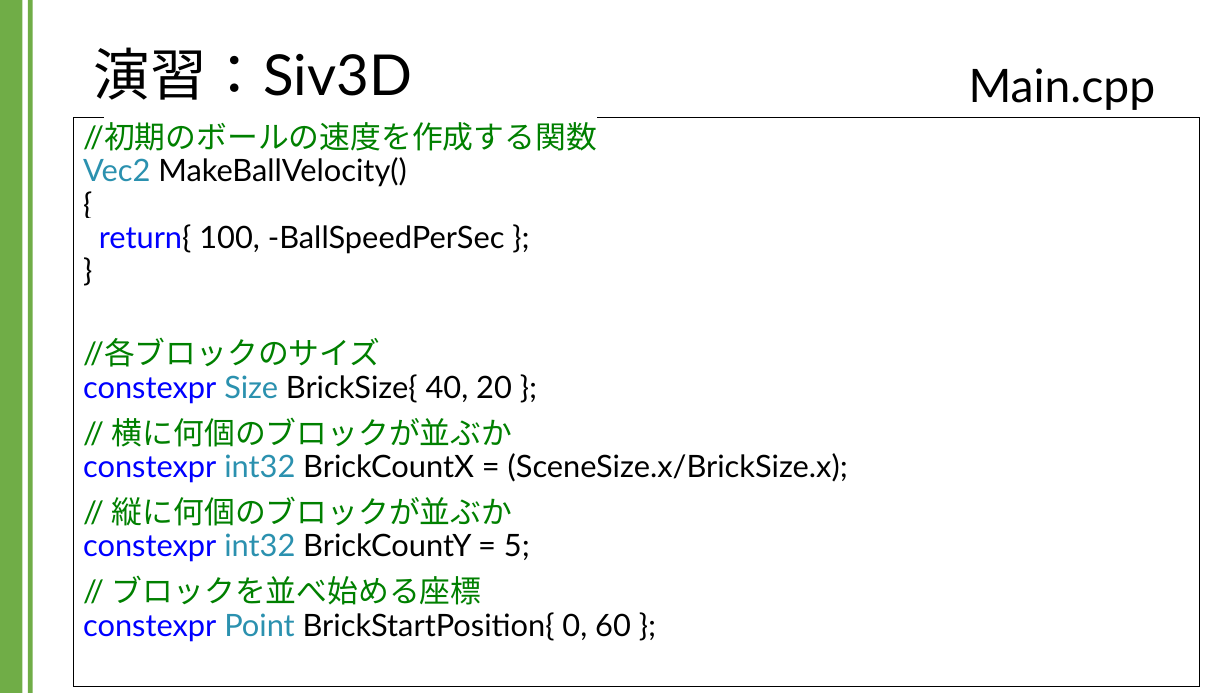
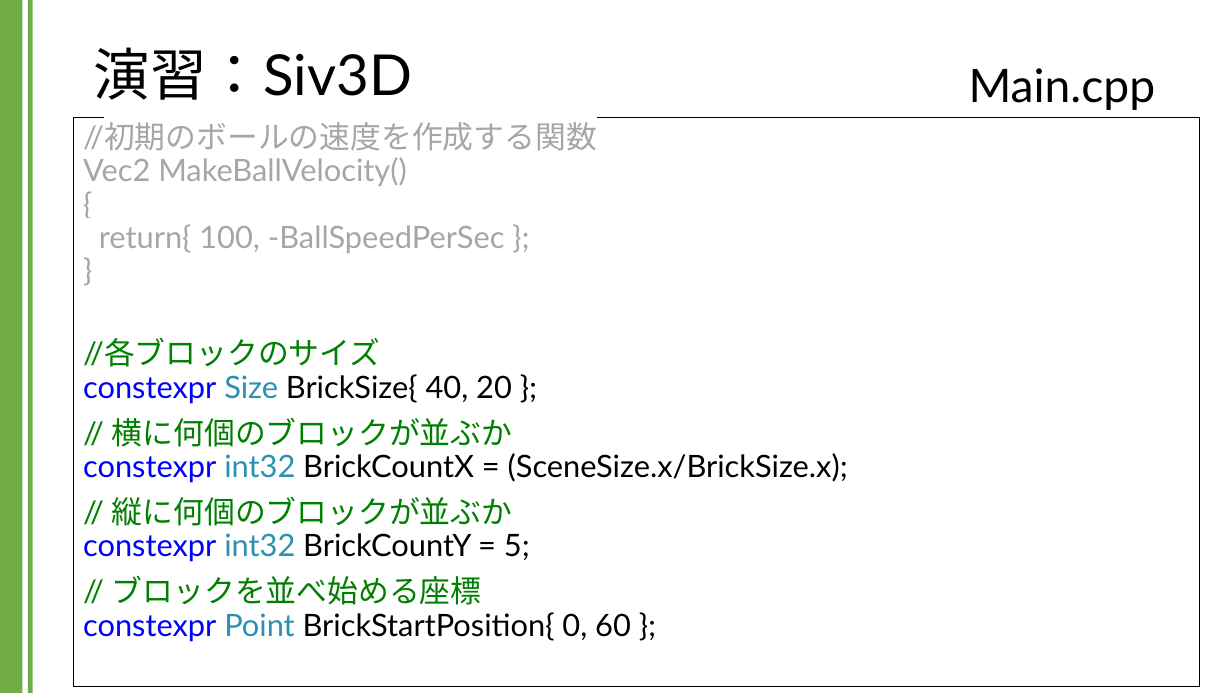
Before and after one commit to kic-murata/cpp2024, a slide deck: slide 22 of 授業資料/演習課題：Siv3D.pptx (slide 21 before the commit). Drawn at 1232x693 pixels with LibreOffice and Linux fonts; fonts in the diff are those of the drawing; background and template pictures are left out. Boxes give left, top, right and bottom in pixels: in the first picture for what was removed or moved away, otherwise in the second. Text is boxed around its words. In the diff, an @@ line names an element or a change of style, - is before the commit and + after.

```diff
--- a/授業資料/演習課題：Siv3D.pptx
+++ b/授業資料/演習課題：Siv3D.pptx
@@ text in rectangle at <box>83,122,597,253</box>: text colour #008000 to #A6A6A6 in "//初期のボールの速度を作成する関数"; text colour #2B91AF to #A6A6A6 in "Vec2"; text colour #000000 to #A6A6A6 in "MakeBallVelocity() { return{ 100, -BallSpeedPerSec }; }"; text colour #0000FF to #A6A6A6 in "return{" @@
```
Also in this commit, not shown: 6 slides added, 1 other file.
